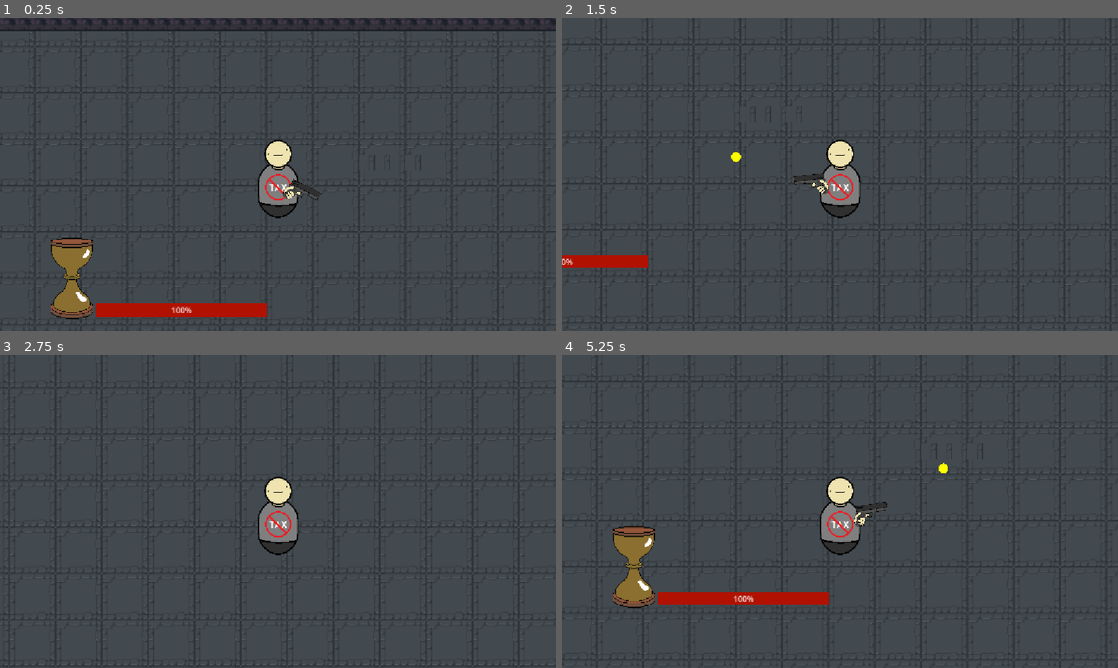
Above: before the commit, frames 1-4 (two rows, left to right).
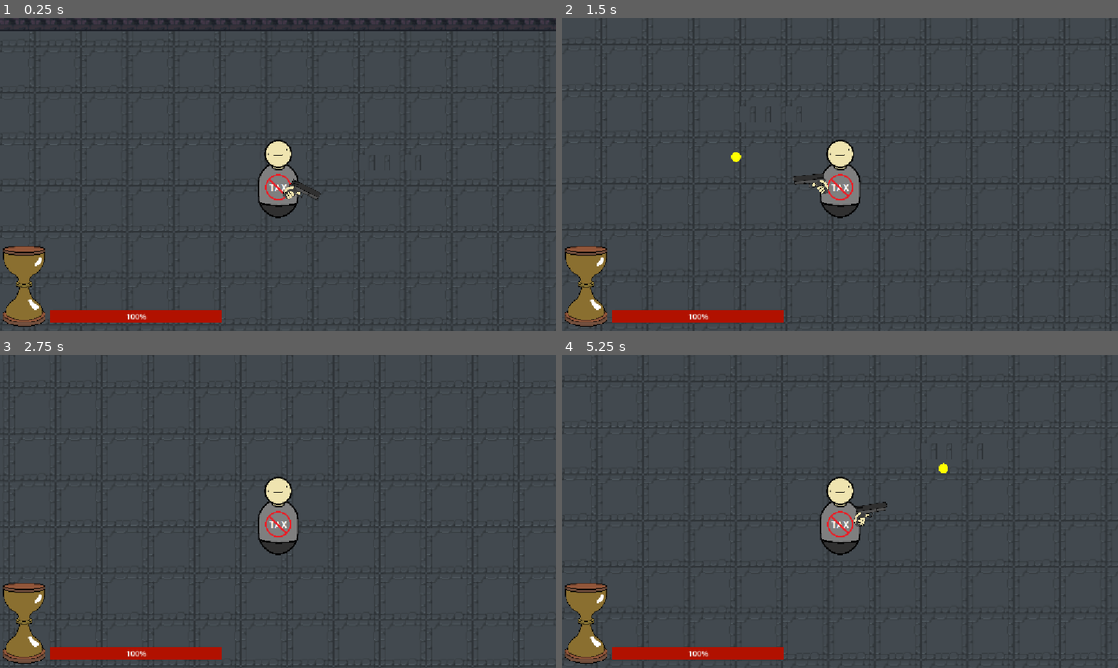
Above: after the commit, the same moments.

Repository: chiefpat450119/GMTK-2026
Game: Godot game, scene res://scenes/test/test_map.tscn
Same seed, same stepped clock (60 frames per second), same inputs: the game is played once before the commit and once after it. This scene is started directly instead of the project's main scene.
Inputs (mouse positions are in pixels of both pictures, inside the frame that each line leads up to):
- Up to frame 1 (0.25 s): no input
- Up to frame 2 (1.5 s): move the mouse to (962, 158) at 0.52 s; hold D (Right) 0.53-1.28 s; click (962, 158) at 0.6 s; move the mouse to (728, 190) at 1.27 s; hold S (Down) from 1.28 s (still down); click (728, 190) at 1.35 s
- Up to frame 3 (2.75 s): move the mouse to (333, 442) at 2.02 s; release S (Down) at 2.03 s; hold D (Right) from 2.03 s (still down); click (333, 442) at 2.1 s
- Up to frame 4 (5.25 s): tap Enter at 2.75 s; move the mouse to (812, 574) at 2.77 s; release D (Right) at 2.78 s; hold W (Up) 2.78-3.53 s; click (812, 574) at 2.85 s; move the mouse to (1006, 558) at 3.52 s; hold A (Left) 3.53-5.03 s; click (1006, 558) at 3.6 s; move the mouse to (673, 464) at 4.27 s; click (673, 464) at 4.35 s; move the mouse to (867, 511) at 5.02 s; hold S (Down) from 5.03 s (still down); click (867, 511) at 5.1 s

The runs differ from the first frame. In frame 1, 4.2% of the frame differs, in the area x 0-48%, y 70-99%; in frame 2, 2.9%; in frame 3, 2.6%; in frame 4, 5.2%, in the area x 0-48%, y 54-99%.

Commit message:
modify hp_time_bar to be canvaslayer

Diff:
--- a/scenes/ui/hp_time_bar.tscn
+++ b/scenes/ui/hp_time_bar.tscn
@@ -11,7 +11,7 @@
 [sub_resource type="StyleBoxFlat" id="StyleBoxFlat_w464l"]
 bg_color = Color(0.6960329, 0.06915245, 0, 1)
 
-[node name="HpTimeBar" type="Node2D" unique_id=733327054 node_paths=PackedStringArray("time_bar", "health_bar", "time_listener", "health_listener")]
+[node name="HpTimeBar" type="CanvasLayer" unique_id=1910484437 node_paths=PackedStringArray("time_bar", "health_bar", "time_listener", "health_listener")]
 script = ExtResource("1_mnu3t")
 time_bar = NodePath("TimeBar")
 health_bar = NodePath("HealthBar")
@@ -19,8 +19,10 @@
 health_listener = NodePath("HealthChangeListener")
 
 [node name="TimeBar" type="TextureProgressBar" parent="." unique_id=1928956054]
-offset_right = 40.0
-offset_bottom = 40.0
+offset_left = 6.0
+offset_top = 471.0
+offset_right = 94.0
+offset_bottom = 639.0
 value = 60.0
 fill_mode = 3
 texture_under = ExtResource("2_b41rr")
@@ -28,10 +30,10 @@
 texture_progress = ExtResource("4_gebwg")
 
 [node name="HealthBar" type="ProgressBar" parent="." unique_id=1076253973]
-offset_left = 93.0
-offset_top = 136.0
-offset_right = 449.0
-offset_bottom = 163.0
+offset_left = 104.0
+offset_top = 604.0
+offset_right = 460.0
+offset_bottom = 631.0
 theme_override_styles/fill = SubResource("StyleBoxFlat_w464l")
 step = 1.0
 value = 21.0
